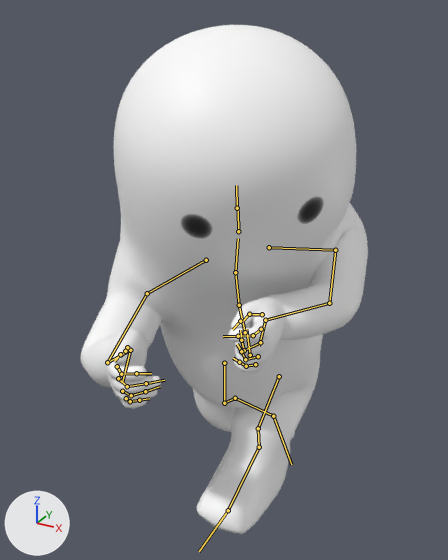
Before and after pictures for a commit that changed the FBX model Assets/Meshes/Player/RunMirrored.fbx.
Camera for both pictures: a 50 mm lens placed at (0.843, -1.735, 1.629), pointed at (0.011, -0.223, 0.873). The axes (+X, +Y, +Z) are drawn at lower left. The lights are the same throughout. Both versions are drawn at frame 23 of the action 'mixamo.com'; the numbers are the values there. The bones that bend it are drawn over the model as lines.

In view in the first picture: 'CharacterFinal'.
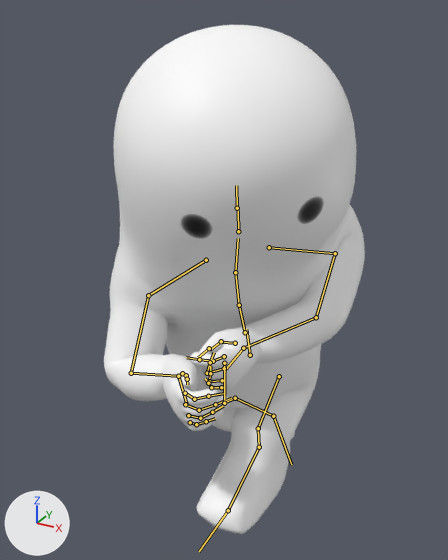
Diff of the bpy script that builds the scene:
```diff
--- a/Assets/Meshes/Player/RunMirrored.fbx.py
+++ b/Assets/Meshes/Player/RunMirrored.fbx.py
@@ bone_mixamorig_leftshoulder @@
 bone_mixamorig_leftshoulder = bpy.data.objects['Armature'].pose.bones['mixamorig:LeftShoulder']  # child of 'mixamorig:Spine2'
-bone_mixamorig_leftshoulder.rotation_quaternion = (0.975, -0.063, -0.105, 0.188)  # degrees (-10, -10, 23)
+bone_mixamorig_leftshoulder.rotation_quaternion = (0.975, -0.035, -0.099, 0.193)  # degrees (-6, -10, 23)
@@ bone_mixamorig_leftarm @@
 bone_mixamorig_leftarm = bpy.data.objects['Armature'].pose.bones['mixamorig:LeftArm']  # child of 'mixamorig:LeftShoulder'
-bone_mixamorig_leftarm.rotation_quaternion = (0.702, 0.169, 0.017, 0.692)  # degrees (15, -12, 87)
+bone_mixamorig_leftarm.rotation_quaternion = (0.681, 0.25, 0.14, 0.674)  # degrees (32, -8, 87)
@@ bone_mixamorig_leftforearm @@
 bone_mixamorig_leftforearm = bpy.data.objects['Armature'].pose.bones['mixamorig:LeftForeArm']  # child of 'mixamorig:LeftArm'
-bone_mixamorig_leftforearm.rotation_quaternion = (0.977, 0.138, 0.001, 0.161)  # degrees (16, -2, 18)
+bone_mixamorig_leftforearm.rotation_quaternion = (0.974, 0.143, 0.11, 0.135)  # degrees (18, 10, 17)
@@ bone_mixamorig_lefthand @@
 bone_mixamorig_lefthand = bpy.data.objects['Armature'].pose.bones['mixamorig:LeftHand']  # child of 'mixamorig:LeftForeArm'
-bone_mixamorig_lefthand.rotation_quaternion = (0.86, -0.247, -0.393, -0.213)  # degrees (-24, -51, -16)
+bone_mixamorig_lefthand.rotation_quaternion = (0.865, -0.227, -0.439, -0.083)  # degrees (-32, -53, 5)
@@ bone_mixamorig_lefthandthumb1 @@
 bone_mixamorig_lefthandthumb1 = bpy.data.objects['Armature'].pose.bones['mixamorig:LeftHandThumb1']  # child of 'mixamorig:LeftHand'
-bone_mixamorig_lefthandthumb1.rotation_quaternion = (0.957, 0.256, 0.001, -0.136)  # degrees (29, 4, -15)
+bone_mixamorig_lefthandthumb1.rotation_quaternion = (0.958, 0.23, -0.033, -0.165)  # degrees (27, 1, -19)
@@ bone_mixamorig_rightshoulder @@
 bone_mixamorig_rightshoulder = bpy.data.objects['Armature'].pose.bones['mixamorig:RightShoulder']  # child of 'mixamorig:Spine2'
-bone_mixamorig_rightshoulder.rotation_quaternion = (0.993, 0.075, -0.01, -0.095)  # degrees (9, 0, -11)
+bone_mixamorig_rightshoulder.rotation_quaternion = (0.99, 0.104, -0.012, -0.097)  # degrees (12, 0, -11)
@@ bone_mixamorig_rightarm @@
 bone_mixamorig_rightarm = bpy.data.objects['Armature'].pose.bones['mixamorig:RightArm']  # child of 'mixamorig:RightShoulder'
-bone_mixamorig_rightarm.rotation_quaternion = (0.917, 0.042, 0.309, -0.249)  # degrees (-5, 36, -32)
+bone_mixamorig_rightarm.rotation_quaternion = (0.907, 0.151, 0.259, -0.294)  # degrees (8, 34, -33)
@@ bone_mixamorig_rightforearm @@
 bone_mixamorig_rightforearm = bpy.data.objects['Armature'].pose.bones['mixamorig:RightForeArm']  # child of 'mixamorig:RightArm'
-bone_mixamorig_rightforearm.rotation_quaternion = (0.782, 0.411, -0.001, -0.469)  # degrees (44, 23, -53)
+bone_mixamorig_rightforearm.rotation_quaternion = (0.776, 0.419, -0.216, -0.419)  # degrees (56, 1, -56)
@@ bone_mixamorig_righthand @@
 bone_mixamorig_righthand = bpy.data.objects['Armature'].pose.bones['mixamorig:RightHand']  # child of 'mixamorig:RightForeArm'
-bone_mixamorig_righthand.rotation_quaternion = (0.86, -0.141, 0.242, 0.426)  # degrees (-3, 32, 52)
+bone_mixamorig_righthand.rotation_quaternion = (0.868, -0.122, 0.35, 0.33)  # degrees (2, 43, 42)
@@ bone_mixamorig_righthandthumb1 @@
 bone_mixamorig_righthandthumb1 = bpy.data.objects['Armature'].pose.bones['mixamorig:RightHandThumb1']  # child of 'mixamorig:RightHand'
-bone_mixamorig_righthandthumb1.rotation_quaternion = (0.987, 0.005, 0.077, 0.144)  # degrees (2, 9, 17)
+bone_mixamorig_righthandthumb1.rotation_quaternion = (0.989, -0.02, 0.103, 0.108)  # degrees (-1, 12, 12)
```

Boxes [x1, y1, x2, y2] around the edits, measured in the pictures (448 x 560 px):
'CharacterFinal', posed (9% narrower): before [81, 25, 368, 534]; after [104, 25, 365, 534]
bone 'mixamorig:LeftShoulder', root to tip: before (269, 247) to (335, 250); after (269, 247) to (335, 253)
bone 'mixamorig:LeftArm', root to tip: before (335, 250) to (329, 303); after (335, 253) to (316, 317)
bone 'mixamorig:LeftForeArm', root to tip: before (329, 303) to (265, 320); after (316, 317) to (243, 348)
bone 'mixamorig:LeftHand', root to tip: before (265, 320) to (259, 346); after (243, 348) to (224, 371)
bone 'mixamorig:LeftHandThumb1', root to tip: before (262, 314) to (249, 314); after (235, 343) to (221, 342)
bone 'mixamorig:RightShoulder', root to tip: before (206, 260) to (147, 293); after (206, 260) to (148, 295)
bone 'mixamorig:RightArm', root to tip: before (147, 293) to (107, 362); after (148, 295) to (131, 373)
bone 'mixamorig:RightForeArm', root to tip: before (107, 362) to (130, 350); after (131, 373) to (178, 376)
bone 'mixamorig:RightHand', root to tip: before (130, 350) to (122, 381); after (178, 376) to (187, 406)
bone 'mixamorig:RightHandThumb1', root to tip: before (127, 347) to (126, 351); after (182, 373) to (186, 376)
